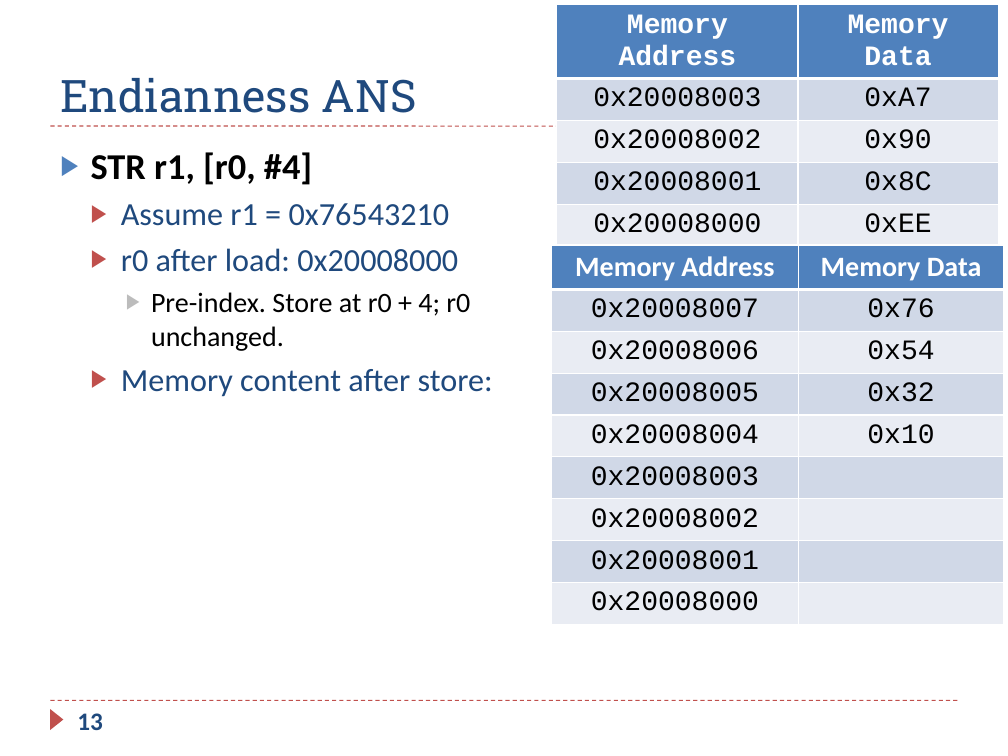
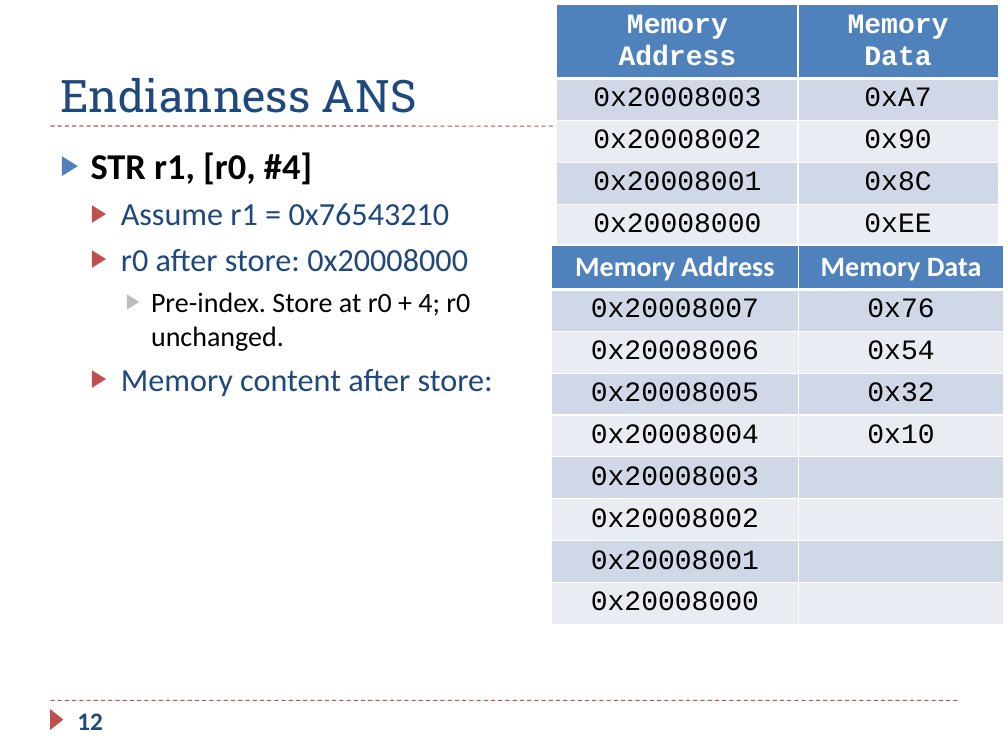
Before and after one commit to guhofstra/CSC111Fa25, a slide deck: slide 12 of PPTs/Ch5_ARM_Load_Store_Exercises_ANS.pptx (slide 13 before the commit). Drawn at 1008x756 pixels with LibreOffice and Linux fonts; fonts in the diff are those of the drawing. Boxes give left, top, right and bottom in pixels: in the first picture for what was removed or moved away, otherwise in the second. Text is boxed around its words. In the diff, an @@ line names an element or a change of style, - is before the commit and + after.

```diff
--- a/PPTs/Ch5_ARM_Load_Store_Exercises_ANS.pptx
+++ b/PPTs/Ch5_ARM_Load_Store_Exercises_ANS.pptx
@@ text at (121,249,468,272): text changed @@
-  ▶ r0 after load: 0x20008000
+  ▶ r0 after store: 0x20008000
@@ page number at (77,713,103,730): text changed @@
-13
+12
```
Also in this commit, not shown: 22 other slides changed, 3 slides added, 1 slide removed, 3 other files.
